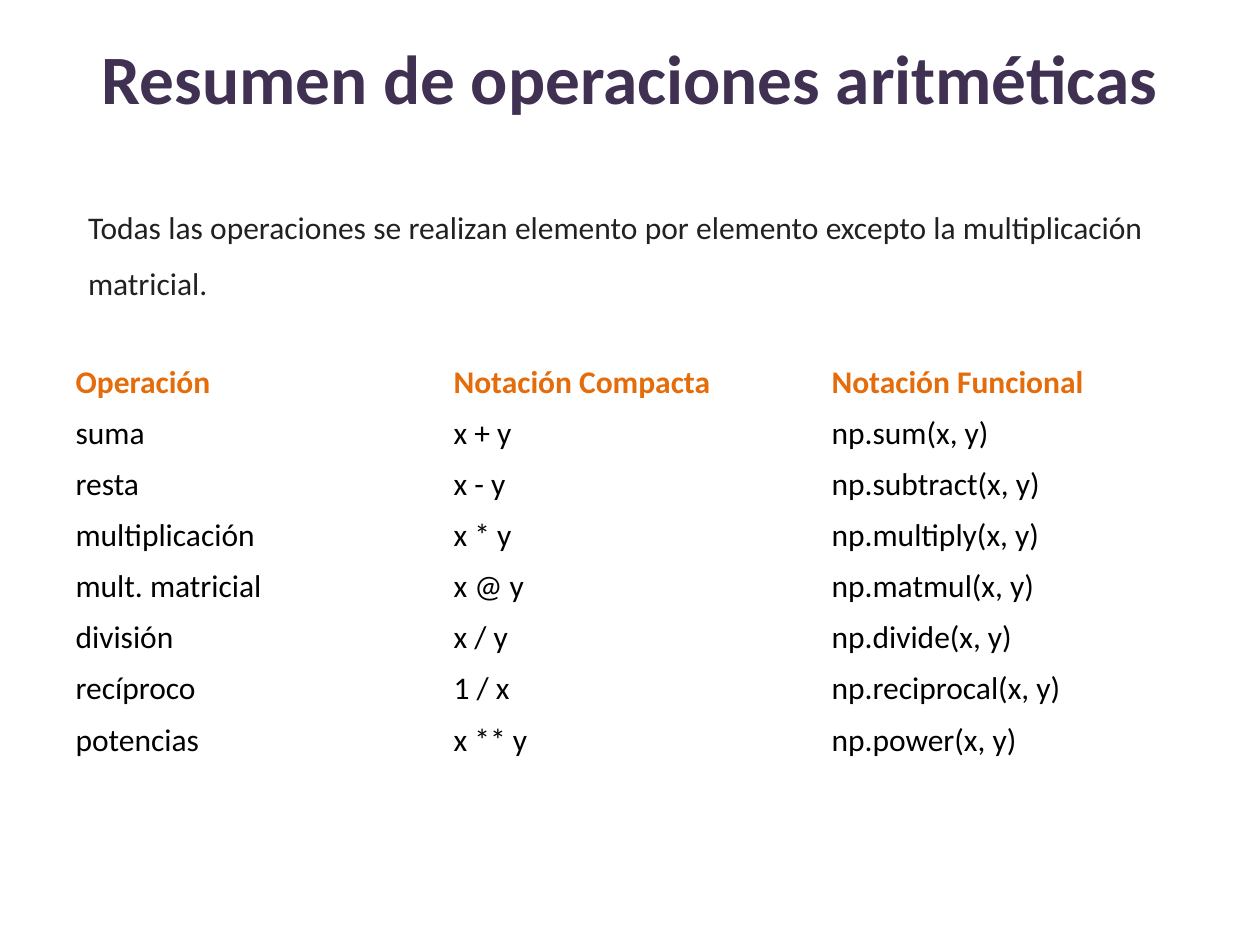
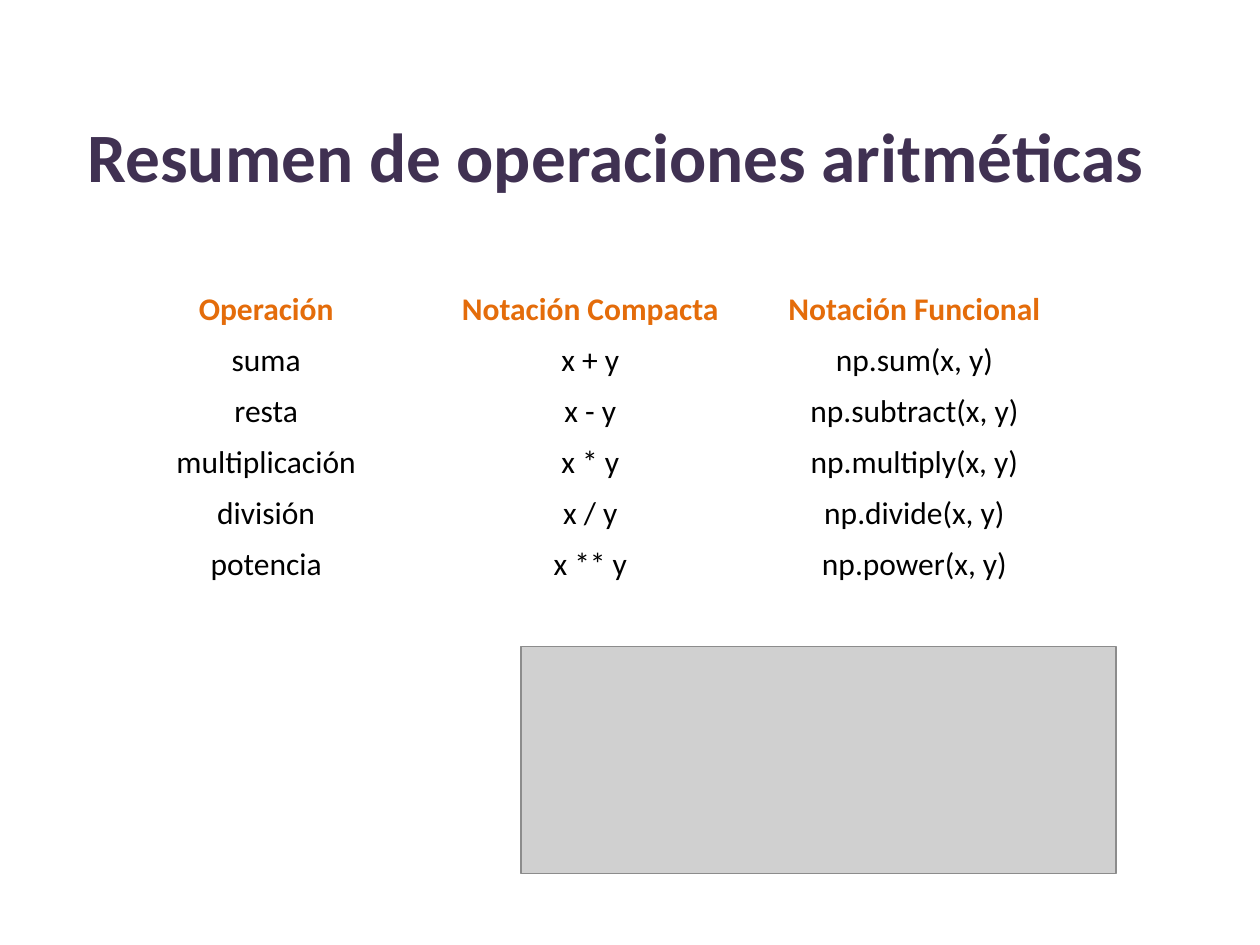
Before and after one commit to lizetheP/Analitica, a slide deck: slide 9 of Calendario2023/presentaciones/22_Matrices.pptx. Drawn at 1260x945 pixels with LibreOffice and Linux fonts; fonts in the diff are those of the drawing; grey boxes stand for pictures. Boxes give left, top, right and bottom in pixels: in the first picture for what was removed or moved away, otherwise in the second. Text is boxed around its words. In the diff, an @@ line names an element or a change of style, - is before the commit and + after.

```diff
--- a/Calendario2023/presentaciones/22_Matrices.pptx
+++ b/Calendario2023/presentaciones/22_Matrices.pptx
@@ title "Resumen de operaciones aritméticas": place and size @@
-title "Resumen de operaciones aritméticas" at (102,55,1157,115)
+title "Resumen de operaciones aritméticas" at (88,133,1143,193)
@@ text removed at (88,217,1142,296) @@
-Todas las operaciones se realizan elemento por elemento excepto la multiplicación matricial.
@@ table at (105,284,1076,586) @@
-row 5: mult. matricial | x @ y | np.matmul(x, y)
-row 7: recíproco | 1 / x | np.reciprocal(x, y)
-row 8: potencias | x ** y | np.power(x, y)
+row 6: potencia | x ** y | np.power(x, y)
@@ table: place and size @@
-table at (63,357,1197,760)
+table at (105,284,1076,586)
@@ picture added at (520,646,1115,873) @@
```
Also in this commit, not shown: 7 other slides changed, 4 other files.
